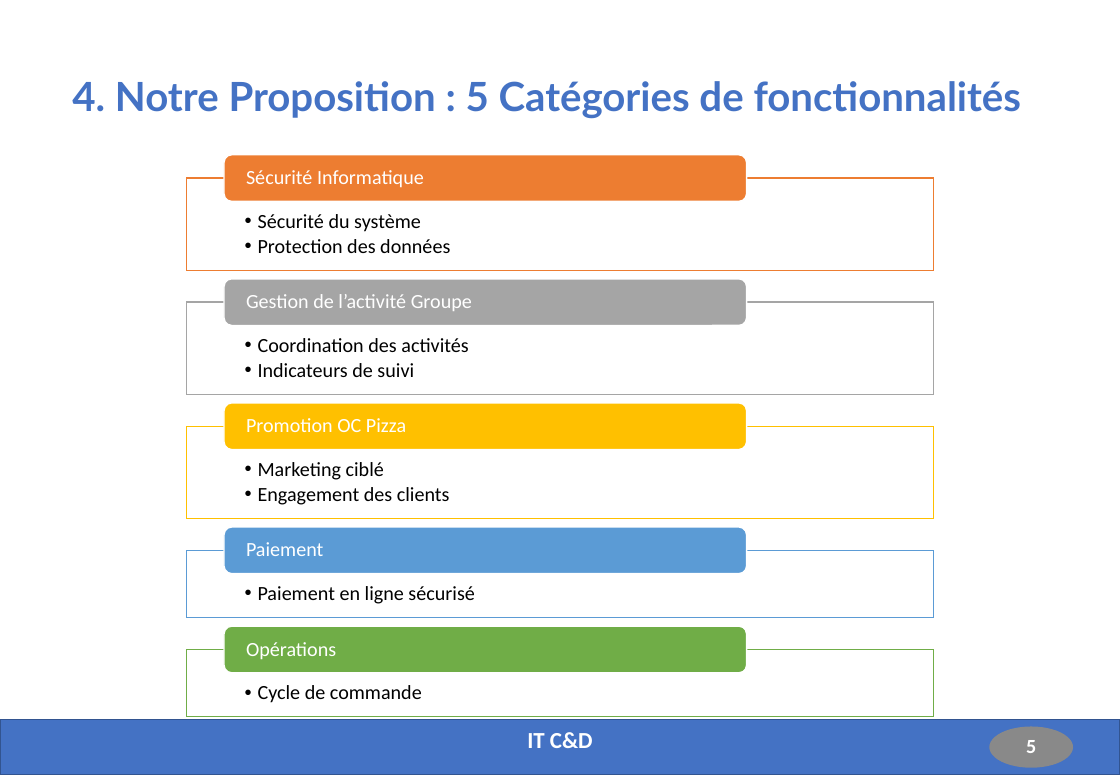
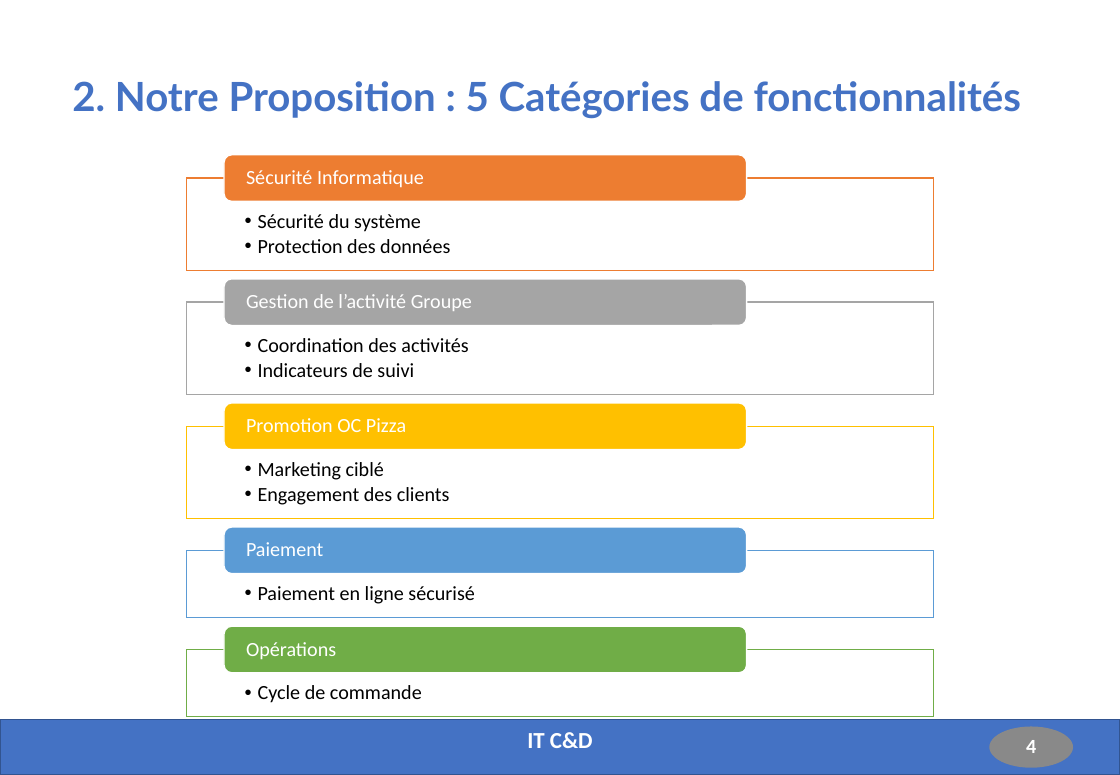
Before and after one commit to Fabrice-64/OC_Project_4, a slide deck: slide 4 of Solution_Fonctionnelle_Technique_Projet_4.pptx (slide 5 before the commit). Drawn at 1120x775 pixels with LibreOffice and Linux fonts; fonts in the diff are those of the drawing. Boxes give left, top, right and bottom in pixels: in the first picture for what was removed or moved away, otherwise in the second. Text is boxed around its words. In the diff, an @@ line names an element or a change of style, - is before the commit and + after.

```diff
--- a/Solution_Fonctionnelle_Technique_Projet_4.pptx
+++ b/Solution_Fonctionnelle_Technique_Projet_4.pptx
@@ title at bbox=[72, 81, 1022, 119]: text changed @@
-4. Notre Proposition : 5 Catégories de fonctionnalités
+2. Notre Proposition : 5 Catégories de fonctionnalités
@@ page number at bbox=[1026, 740, 1036, 753]: text changed @@
-5
+4
```
Also in this commit, not shown: 9 other slides changed, 2 slides added.
